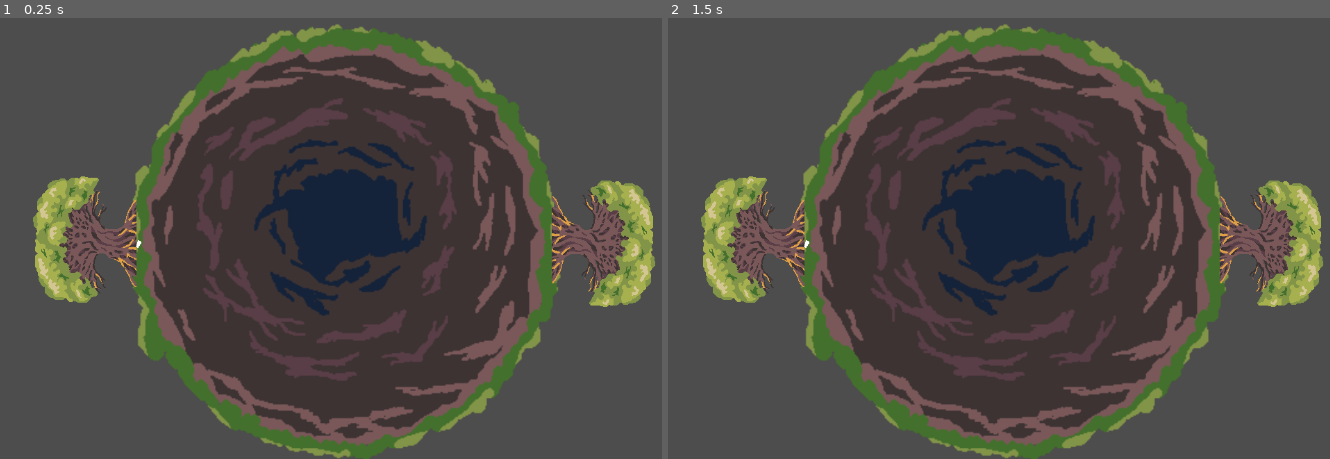
Above: before the commit, frames 1-2 (left to right).
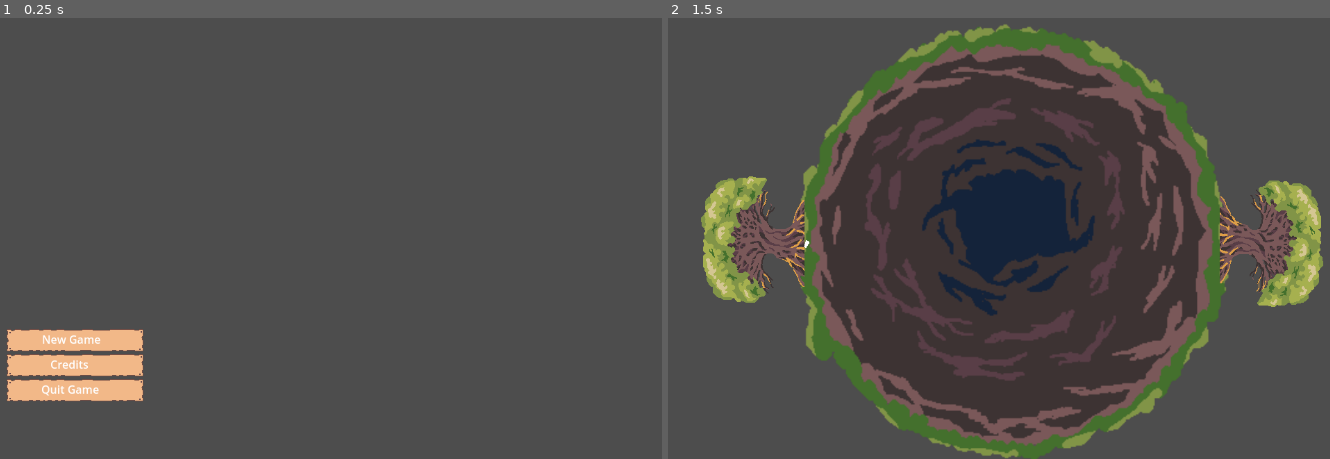
Above: after the commit, the same moments.

Repository: Rotta-Games/ragerootin
Game: Godot game, scene res://main.tscn
Two runs of this game, one before a commit and one after it. Both use one fixed random seed, a clock stepped at 60 frames per second and the inputs below. Before the commit the project starts from res://game.tscn.
Inputs (mouse positions are in pixels of both pictures, inside the frame that each line leads up to):
- Up to frame 1 (0.25 s): no input
- Up to frame 2 (1.5 s): click (773, 339) at 0.5 s, where only the run after the commit has a clickable "New Game"; tap Enter at 1.25 s; move the mouse to (1204, 212) at 1.27 s; click (1204, 212) at 1.42 s

The runs differ from the first frame. In frame 1, 52% of the frame differs, in the area x 1-99%, y 1-100%; in frame 2, nothing differs.

Commit message:
Default scene to main menu, music there as a test

Diff:
--- a/main.tscn
+++ b/main.tscn
@@ -1,7 +1,8 @@
-[gd_scene load_steps=3 format=3 uid="uid://eyff36cp2io3"]
+[gd_scene load_steps=4 format=3 uid="uid://eyff36cp2io3"]
 
 [ext_resource type="Script" path="res://MainMenuControl.gd" id="1_tr6f7"]
 [ext_resource type="Texture2D" uid="uid://b1ijgi4fbgnm5" path="res://assets/gfx/menu_button.png" id="2_bktn5"]
+[ext_resource type="AudioStream" uid="uid://cfrjvsjd5bjn0" path="res://assets/music/roots_pelimusa.mp3" id="3_gm3fx"]
 
 [node name="Node2D" type="Node2D"]
 
@@ -56,5 +57,9 @@
 offset_bottom = 36.0
 text = "Quit Game"
 
+[node name="AudioStreamPlayer" type="AudioStreamPlayer" parent="."]
+stream = ExtResource("3_gm3fx")
+autoplay = true
+
 [connection signal="pressed" from="Control/VBoxContainer/NewGameButton" to="Control" method="onNewGameButtonPressed"]
 [connection signal="pressed" from="Control/VBoxContainer/QuitGameButton" to="Control" method="onQuitGameButtonPressed"]
--- a/pausemenu.gd
+++ b/pausemenu.gd
@@ -5,7 +5,7 @@
 var is_paused = false : set = set_is_paused
 # Called when the node enters the scene tree for the first time.
 func _ready():
-	pass # Replace with function body.
+	set_process_input(true)
 
 # Called every frame. 'delta' is the elapsed time since the previous frame.
 func _process(delta):
--- a/project.godot
+++ b/project.godot
@@ -11,7 +11,7 @@
 [application]
 
 config/name="ragerootin"
-run/main_scene="res://game.tscn"
+run/main_scene="res://main.tscn"
 config/features=PackedStringArray("4.0", "GL Compatibility")
 config/icon="res://icon.svg"
 
@@ -45,7 +45,7 @@
 
 pause={
 "deadzone": 0.5,
-"events": [Object(InputEventKey,"resource_local_to_scene":false,"resource_name":"","device":0,"window_id":0,"alt_pressed":false,"shift_pressed":false,"ctrl_pressed":false,"meta_pressed":false,"pressed":false,"keycode":0,"physical_keycode":4194305,"key_label":0,"unicode":0,"echo":false,"script":null)
+"events": [Object(InputEventKey,"resource_local_to_scene":false,"resource_name":"","device":-1,"window_id":0,"alt_pressed":false,"shift_pressed":false,"ctrl_pressed":false,"meta_pressed":false,"pressed":false,"keycode":4194305,"physical_keycode":0,"key_label":0,"unicode":0,"echo":false,"script":null)
 ]
 }
 
Not shown, changed: assets/music/roots_pelimusa.mp3.import
